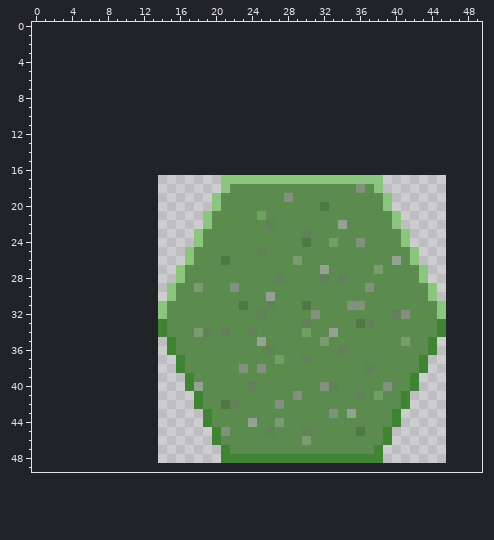
Pixel-art sprite -- data/images/summer/ground.png. The first picture shows the starting point.
The file is 32x32 pixels. The old version is drawn lined up with the new one, on the new canvas.
New version:
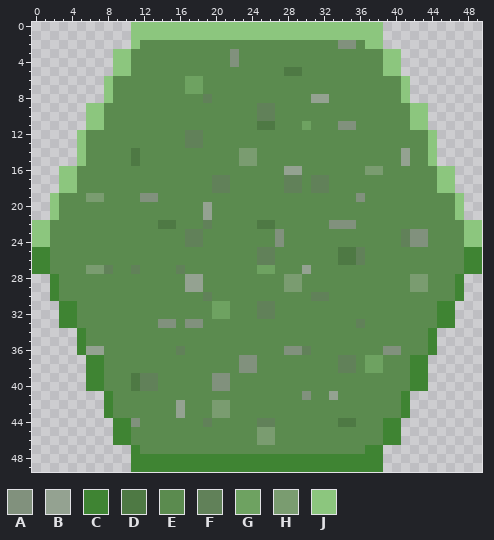
Palette (. is transparent): A #81917d  B #94a291  C #3f8433  D #4e7944  E #5b8b4f  F #618159  G #6ea261  H #7a9c70  J #8cc67e
Changes in this commit:
canvas 32x32 -> 50x50, the old top-left corner now at 14,17
@@ x 0..49 @@
- 0 ..................................................
- 1 ..................................................
- 2 ..................................................
- 3 ..................................................
- 4 ..................................................
- 5 ..................................................
- 6 ..................................................
- 7 ..................................................
- 8 ..................................................
- 9 ..................................................
-10 ..................................................
-11 ..................................................
-12 ..................................................
-13 ..................................................
-14 ..................................................
-15 ..................................................
-16 ..................................................
-17 .....................JJJJJJJJJJJJJJJJJJ...........
-18 .....................JEEEEEEEEEEEEEEAEJ...........
-19 ....................JEEEEEEEAEEEEEEEEEEJ..........
-20 ....................JEEEEEEEEEEEDEEEEEEJ..........
-21 ...................JEEEEEGEEEEEEEEEEEEEEJ.........
-22 ...................JEEEEEEFEEEEEEEBEEEEEJ.........
-23 ..................JEEEEEEEEEEEFEEEEEEEEEEJ........
-24 ..................JEEEEEEEEEEEDEEGEEAEEEEJ........
-25 .................JEEEEEEEFEEEEEEEEEEEEEEEEJ.......
-26 .................JEEEDEEEEEEEHEEEEEEEEEEBEJ.......
-27 ................JEEEEEEEEEEEEEEEBEEEEEHEEEEJ......
-28 ................JEEEEEEEEEEFEEEEFEFEEEEEEEEJ......
-29 ...............JEEHEEEAEEEEEEEEEEEEEEAEEEEEEJ.....
-30 ...............JEEEEEEEEEEBEEEEEEEEEEEEEEEEEJ.....
-31 ..............JEEEEEEEEDEEFEEEDEEEEAAEEEEEEEEJ....
-32 ..............JEEEEEEEEEEFEEEEEAEEEEEEEEFAEEEJ....
-33 ..............CEEEEEEEEEEEEEEEFEEEEEDFEEEEEEEC....
-34 ..............CEEEHFEFEEFEEEEEGEEBEEEEEEEEEEEC....
-35 ...............CEEEEEEEEEBEEEEEEHEEEEEEEEHEEC.....
-36 ...............CEEEEEEEEEEFEEEEEEEFEEEEEEEEEC.....
-37 ................CEEEEEEEEEEGEEFEEEEEEEEEEEEC......
-38 ................CEEEEEEAEAEEEEEEEEEEEFEEEEEC......
-39 .................CEEEEEEEEEEEEEEEEEEEEEEEEC.......
-40 .................CBEEEEEFEEEEEEEAFEEEEEAEEC.......
-41 ..................CEEEEEEEEEEAEEEEEEFEGEEC........
-42 ..................CEEDFEEEEAEEEEEEEEEEEEEC........
-43 ...................CEEEEEEEEEEEEEAEBEEEEC.........
-44 ...................CEEEEBEEHEEEEEEEEEEEEC.........
-45 ....................CAEEEEFEEEFEEEEEDEEC..........
-46 ....................CEEEEEEEEEHEEEEEEEEC..........
-47 .....................CEEEEEEEEEEEEEEEEC...........
-48 .....................CCCCCCCCCCCCCCCCCC...........
-49 ..................................................
+ 0 ...........JJJJJJJJJJJJJJJJJJJJJJJJJJJJ...........
+ 1 ...........JJJJJJJJJJJJJJJJJJJJJJJJJJJJ...........
+ 2 ...........JEEEEEEEEEEEEEEEEEEEEEEAAEJJ...........
+ 3 .........JJEEEEEEEEEEEAEEEEEEEEEEEEEEEEJJ.........
+ 4 .........JJEEEEEEEEEEEAEEEEEEEEEEEEEEEEJJ.........
+ 5 .........JJEEEEEEEEEEEEEEEEEDDEEEEEEEEEJJ.........
+ 6 ........JEEEEEEEEGGEEEEEEEEEEEEEEEEEEEEEEJ........
+ 7 ........JEEEEEEEEGGEEEEEEEEEEEEEEEEEEEEEEJ........
+ 8 ........JEEEEEEEEEEFEEEEEEEEEEEBBEEEEEEEEJ........
+ 9 ......JJEEEEEEEEEEEEEEEEEFFEEEEEEEEEEEEEEEJJ......
+10 ......JJEEEEEEEEEEEEEEEEEFFEEEEEEEEEEEEEEEJJ......
+11 ......JJEEEEEEEEEEEEEEEEEDDEEEGEEEAAEEEEEEJJ......
+12 .....JEEEEEEEEEEEFFEEEEEEEEEEEEEEEEEEEEEEEEEJ.....
+13 .....JEEEEEEEEEEEFFEEEEEEEEEEEEEEEEEEEEEEEEEJ.....
+14 .....JEEEEEDEEEEEEEEEEEHHEEEEEEEEEEEEEEEEBEEJ.....
+15 .....JEEEEEDEEEEEEEEEEEHHEEEEEEEEEEEEEEEEBEEJ.....
+16 ...JJEEEEEEEEEEEEEEEEEEEEEEEBBEEEEEEEHHEEEEEEJJ...
+17 ...JJEEEEEEEEEEEEEEEFFEEEEEEFFEFFEEEEEEEEEEEEJJ...
+18 ...JJEEEEEEEEEEEEEEEFFEEEEEEFFEFFEEEEEEEEEEEEJJ...
+19 ..JEEEHHEEEEAAEEEEEEEEEEEEEEEEEEEEEEAEEEEEEEEEEJ..
+20 ..JEEEEEEEEEEEEEEEEBEEEEEEEEEEEEEEEEEEEEEEEEEEEJ..
+21 ..JEEEEEEEEEEEEEEEEBEEEEEEEEEEEEEEEEEEEEEEEEEEEJ..
+22 JJEEEEEEEEEEEEDDEEEFEEEEEDDEEEEEEAAAEEEEEEEEEEEEJJ
+23 JJEEEEEEEEEEEEEEEFFEEEEEEEEAEEEEEEEEEEEEEFAAEEEEJJ
+24 JJEEEEEEEEEEEEEEEFFEEEEEEEEAEEEEEEEEEEEEEFAAEEEEJJ
+25 CCEEEEEEEEEEEEEEEEEEEEEEEFFEEEEEEEDDFEEEEEEEEEEECC
+26 CCEEEEEEEEEEEEEEEEEEEEEEEFFEEEEEEEDDFEEEEEEEEEEECC
+27 CCEEEEHHFEEFEEEEFEEEEEEEEGGEEEBEEEEEEEEEEEEEEEEECC
+28 ..CEEEEEEEEEEEEEEBBEEEEEEEEEHHEEEEEEEEEEEEHHEEEC..
+29 ..CEEEEEEEEEEEEEEBBEEEEEEEEEHHEEEEEEEEEEEEHHEEEC..
+30 ..CEEEEEEEEEEEEEEEEFEEEEEEEEEEEFFEEEEEEEEEEEEEEC..
+31 ...CCEEEEEEEEEEEEEEEGGEEEFFEEEEEEEEEEEEEEEEEECC...
+32 ...CCEEEEEEEEEEEEEEEGGEEEFFEEEEEEEEEEEEEEEEEECC...
+33 ...CCEEEEEEEEEAAEAAEEEEEEEEEEEEEEEEEFEEEEEEEECC...
+34 .....CEEEEEEEEEEEEEEEEEEEEEEEEEEEEEEEEEEEEEEC.....
+35 .....CEEEEEEEEEEEEEEEEEEEEEEEEEEEEEEEEEEEEEEC.....
+36 .....CBBEEEEEEEEFEEEEEEEEEEEAAFEEEEEEEEAAEEEC.....
+37 ......CCEEEEEEEEEEEEEEEAAEEEEEEEEEFFEGGEEECC......
+38 ......CCEEEEEEEEEEEEEEEAAEEEEEEEEEFFEGGEEECC......
+39 ......CCEEEDFFEEEEEEAAEEEEEEEEEEEEEEEEEEEECC......
+40 ......CCEEEDFFEEEEEEAAEEEEEEEEEEEEEEEEEEEECC......
+41 ........CEEEEEEEEEEEEEEEEEEEEEAEEBEEEEEEEC........
+42 ........CEEEEEEEBEEEHHEEEEEEEEEEEEEEEEEEEC........
+43 ........CEEEEEEEBEEEHHEEEEEEEEEEEEEEEEEEEC........
+44 .........CCAEEEEEEEFEEEEEFFEEEEEEEDDEEECC.........
+45 .........CCEEEEEEEEEEEEEEHHEEEEEEEEEEEECC.........
+46 .........CCEEEEEEEEEEEEEEHHEEEEEEEEEEEECC.........
+47 ...........CEEEEEEEEEEEEEEEEEEEEEEEEECC...........
+48 ...........CCCCCCCCCCCCCCCCCCCCCCCCCCCC...........
+49 ...........CCCCCCCCCCCCCCCCCCCCCCCCCCCC...........
